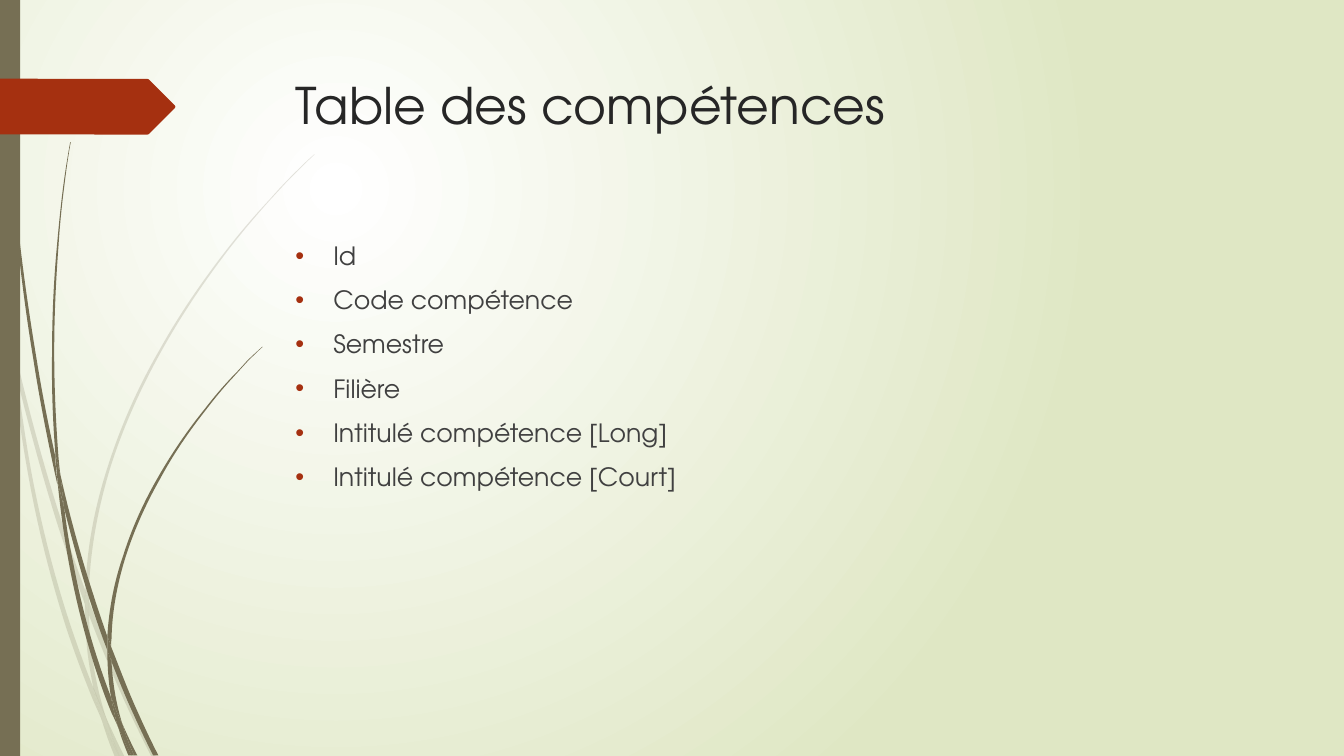
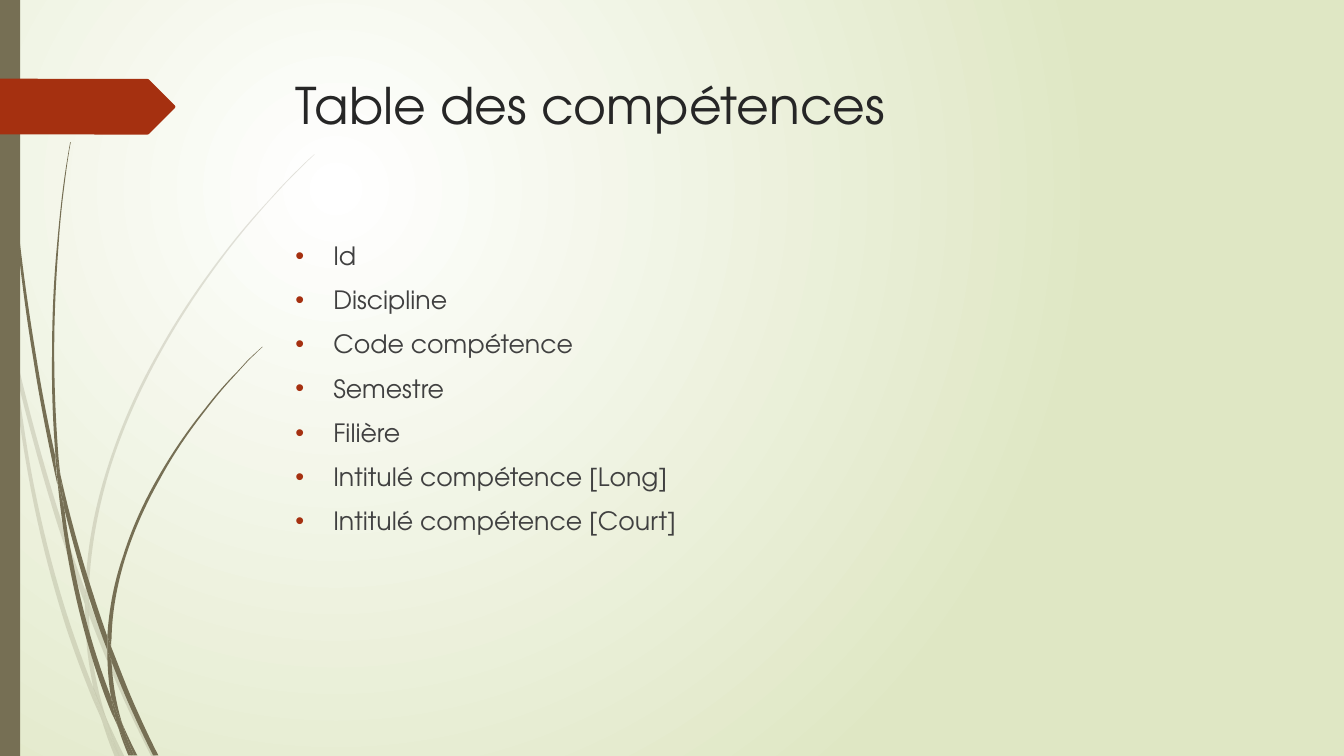
Before and after one commit to xpessoles/EvaluationCompetences, a slide deck: slide 6 of EvaluationParCompetences.pptx. Drawn at 1344x756 pixels with LibreOffice and Linux fonts; fonts in the diff are those of the drawing. Boxes give left, top, right and bottom in pixels: in the first picture for what was removed or moved away, otherwise in the second. Text is boxed around its words. In the diff, an @@ line names an element or a change of style, - is before the commit and + after.

```diff
--- a/EvaluationParCompetences.pptx
+++ b/EvaluationParCompetences.pptx
@@ text at bbox=[333, 290, 447, 314]: paragraph added @@
+• Discipline
```
Also in this commit, not shown: 1 other slide changed, 4 other files.
